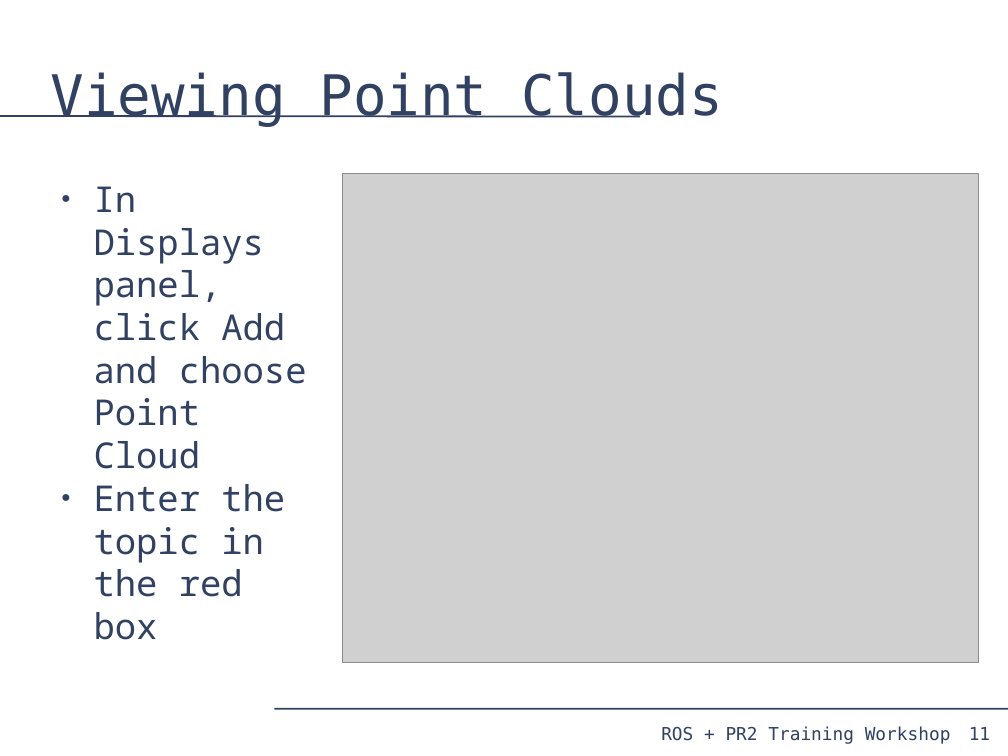
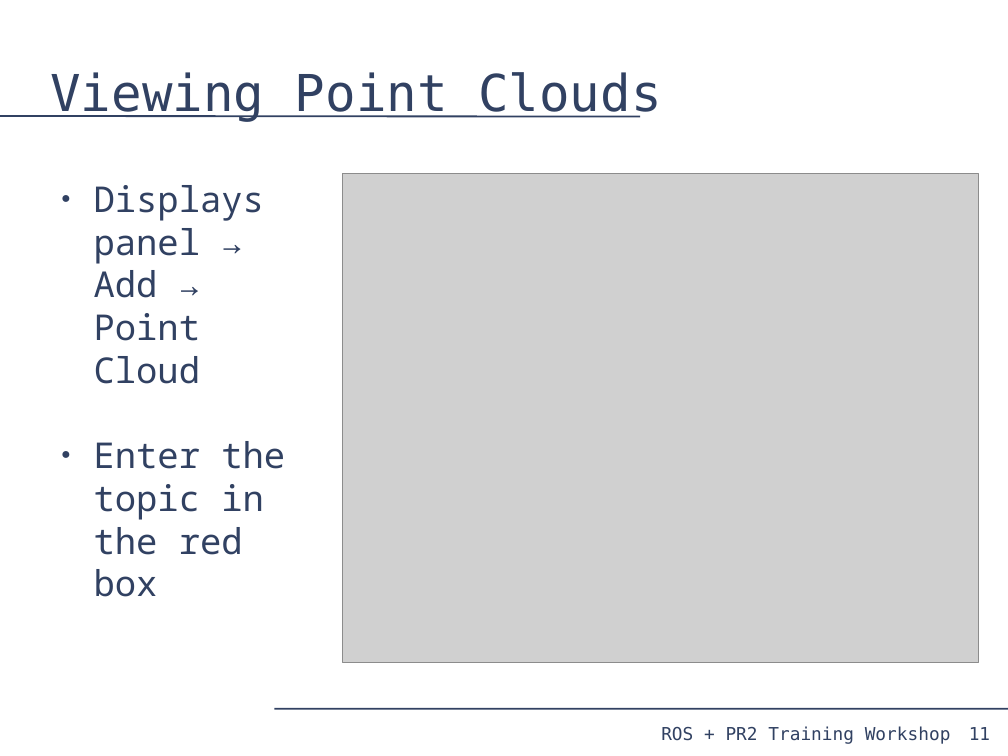
Before and after one commit to PR2/pr2_docs, a slide deck: slide 11 of pr2_training_workshop/processing_camera_data/slides.odp. Drawn at 1008x756 pixels with LibreOffice and Linux fonts; fonts in the diff are those of the drawing; grey boxes stand for pictures. Boxes give left, top, right and bottom in pixels: in the first picture for what was removed or moved away, otherwise in the second. Text is boxed around its words. In the diff, an @@ line names an element or a change of style, - is before the commit and + after.

Commit message:
Just formatting tweaks

```diff
--- a/pr2_training_workshop/processing_camera_data/slides.odp
+++ b/pr2_training_workshop/processing_camera_data/slides.odp
@@ title "Viewing Point Clouds" at (50,72,661,122): size 44 to 40 pt @@
@@ text at (94,185,264,384): text changed @@
-● In Displays panel, click Add and choose Point Cloud
+● Displays panel → Add → Point Cloud
@@ text at (94,441,285,597): indent changed @@
```
Also in this commit, not shown: 21 other slides changed.
